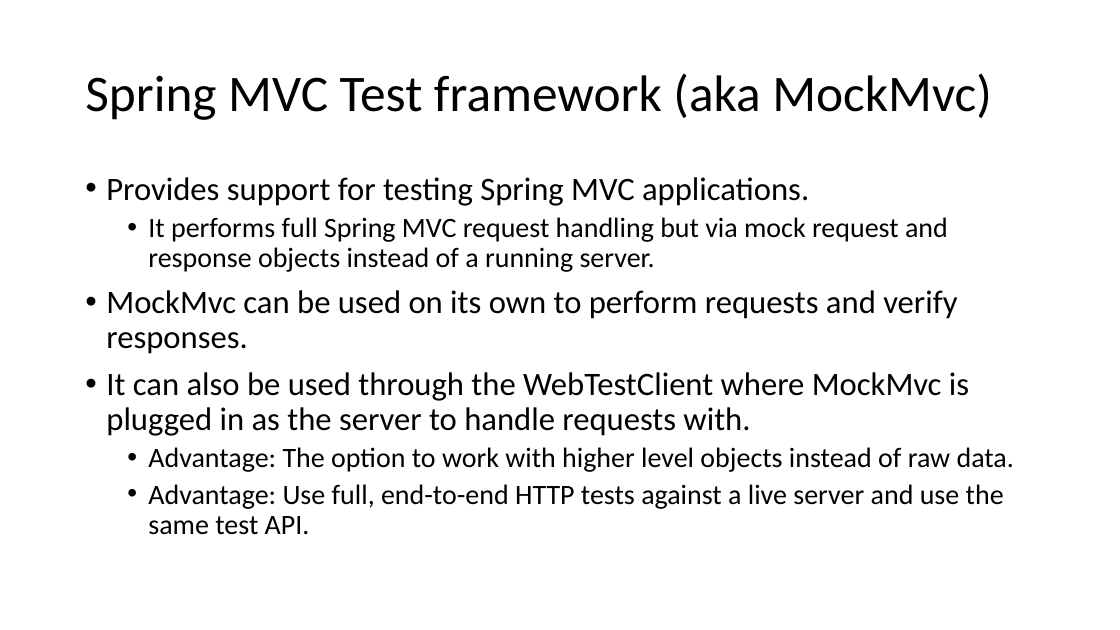
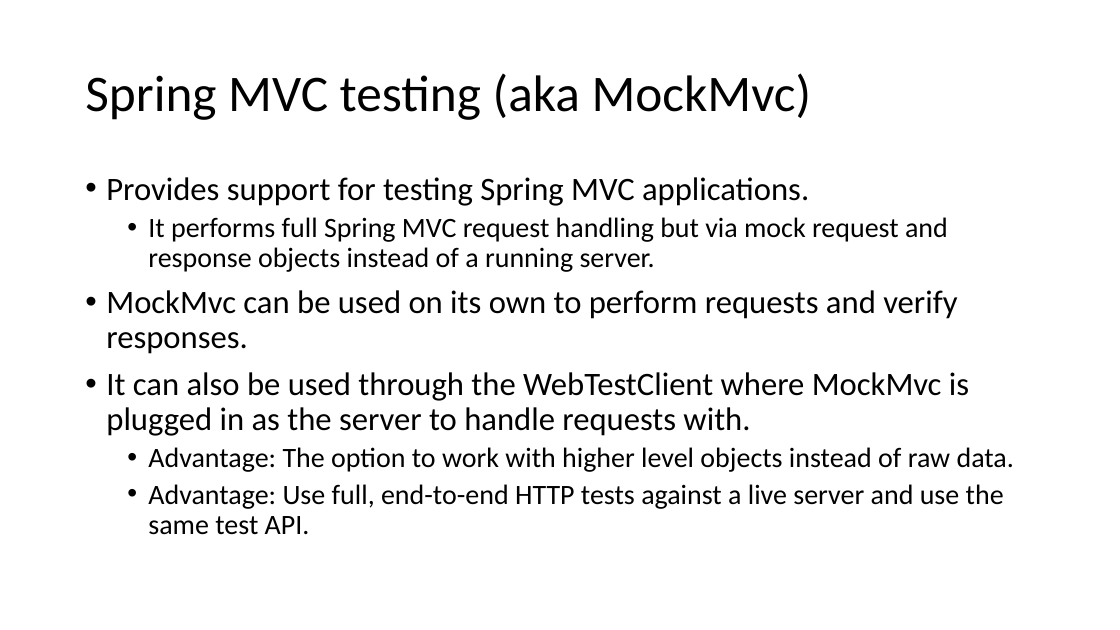
Before and after one commit to cebartling/test-driven, a slide deck: slide 6 of presentations/Introduction to Spring Framework Testing.pptx (slide 4 before the commit). Drawn at 1120x630 pixels with LibreOffice and Linux fonts; fonts in the diff are those of the drawing. Boxes give left, top, right and bottom in pixels: in the first picture for what was removed or moved away, otherwise in the second. Text is boxed around its words. In the diff, an @@ line names an element or a change of style, - is before the commit and + after.

Commit message:
Updates to Spring Framework testing support presentation

```diff
--- a/presentations/Introduction to Spring Framework Testing.pptx
+++ b/presentations/Introduction to Spring Framework Testing.pptx
@@ title at box(85, 73, 812, 120): text changed @@
-Spring MVC Test framework (aka MockMvc)
+Spring MVC testing (aka MockMvc)
```
Also in this commit, not shown: 4 slides added, 2 slides removed.
